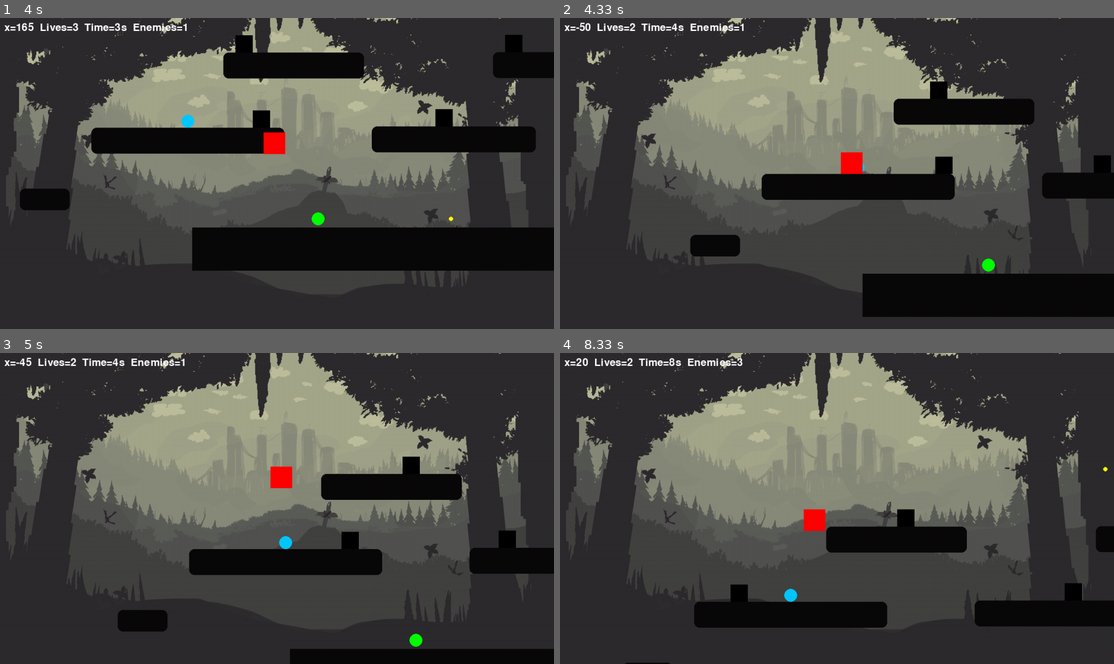
Above: before the commit, frames 1-4 (two rows, left to right).
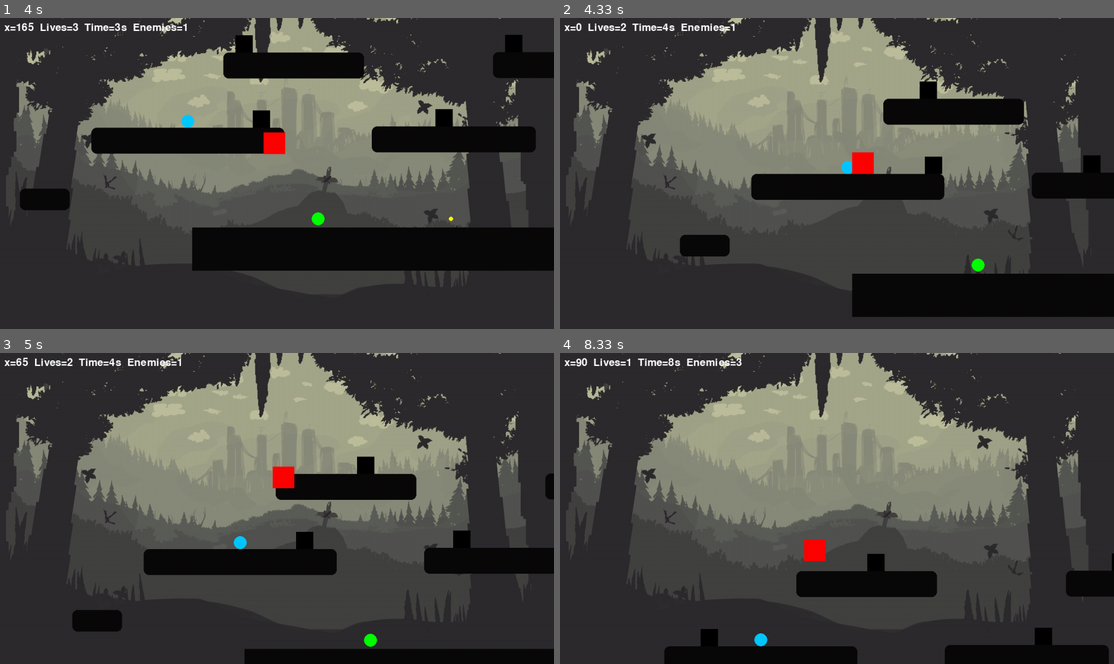
Above: after the commit, the same moments.

Repository: dianaract1311/Pygame-25.2
Game: pygame game, started from jogo_v1.py
The game is run twice, just before and just after one commit, with the same random seed, the same clock (stepped at 60 frames per second) and the same inputs.
Inputs:
- Up to frame 1 (4 s): tap E at 0.33, 1.65, 3.15 s; tap Space at 0.67 s; hold Right 1-1.47 s; hold Right 1.5-1.97 s; hold Left 2-2.53 s; hold Left 2.57-2.97 s; hold Right 3-3.63 s; hold Space from 3.67 s (still down); hold Left from 3.67 s (still down)
- Up to frame 2 (4.33 s): release Space at 4.13 s; release Left at 4.13 s; hold Left from 4.17 s (still down)
- Up to frame 3 (5 s): release Left at 4.63 s; hold Right from 4.67 s (still down); tap Space at 4.73 s
- Up to frame 4 (8.33 s): tap Space at 5.03, 5.23, 5.53, 5.73, 6.03, 6.3, 6.6, 6.73, 7.03, 7.4, 7.7, 7.9, 8.2 s; release Right at 5.13 s; hold Right 5.17-5.63 s; tap E at 5.32, 6.82 s; hold Left 5.67-6.2 s; hold Left 6.23-6.63 s; hold Right 6.67-7.3 s; hold Left 7.33-7.8 s; hold Right 7.83-8.3 s

Frame 1 is identical in both runs. In frame 2, 2.9% of the frame differs, in the area x 2-100%, y 1-97%; in frame 3, 6.8%; in frame 4, 16%, in the area x 2-100%, y 1-100%.

Commit message:
Tempo de jogo + condição para segunda fase

Diff:
--- a/jogo_v1.py
+++ b/jogo_v1.py
@@ -26,7 +26,8 @@
         self._current_look_x = 0.0
         self._look_smooth = 0.12
 
-    def _lerp(self, a, b, t): return a + (b - a) * t
+    def _lerp(self, a, b, t):
+        return a + (b - a) * t
 
     def update(self, player_rect, player_vx):
         target_x = player_rect.centerx - self.w / 2
@@ -79,6 +80,15 @@
             self.vy = 0
             self.on_ground = True
 
+        # ===== Limites do mapa =====
+        MAP_LEFT_LIMIT = 0
+        MAP_RIGHT_LIMIT = 6000
+
+        if self.rect.left < MAP_LEFT_LIMIT:
+            self.rect.left = MAP_LEFT_LIMIT
+        if self.rect.right > MAP_RIGHT_LIMIT:
+            self.rect.right = MAP_RIGHT_LIMIT
+
     def jump_action(self):
         if self.on_ground:
             self.vy = self.jump
@@ -103,7 +113,7 @@
     def draw(self, surface, cam):
         pygame.draw.circle(surface, self.color, (self.rect.centerx - int(cam.x), self.rect.centery - int(cam.y)), 5)
 
-# ===== Inimigos fase 1 =====
+# ===== Inimigos =====
 class Enemy:
     def __init__(self, platform, speed=2):
         self.platform = platform
@@ -246,10 +256,19 @@
         bullets = [b for b in bullets if b.alive]
         enemies = [e for e in enemies if e.alive]
 
+        # ===== Verifica tempo de jogo =====
+        elapsed_seconds = (pygame.time.get_ticks() - start_time) // 1000
+        if elapsed_seconds >= 30:
+            game_over = True
+            if enemies_defeated >= 15:
+                phase_result = "FASE 2 DESBLOQUEADA!"
+            else:
+                phase_result = "GAME OVER - poucos inimigos derrotados."
+
     # ===== Desenho =====
     window.fill((35, 60, 110))
     window.blit(background, (0, 0))
-    pygame.draw.rect(window, ground_color, (0 - int(cam.x), GROUND_Y - int(cam.y), 20000, GROUND_HEIGHT))
+    pygame.draw.rect(window, ground_color, (0 - int(cam.x), GROUND_Y - int(cam.y), 6000, GROUND_HEIGHT))
 
     # Plataformas
     for plat in all_platforms:
@@ -284,6 +303,17 @@
     txt = font.render(f"x={int(player.rect.x)}  Lives={player.lives}  Time={elapsed_seconds}s  Enemies={enemies_defeated}", True, (255,255,255))
     window.blit(txt, (10, 10))
 
+    # ===== Tela final =====
+    if game_over:
+        if 'phase_result' in locals():
+            msg = phase_result
+        else:
+            msg = "GAME OVER"
+        msg_surface = font.render(msg, True, (255, 255, 0))
+        window.blit(msg_surface, (WIDTH // 2 - msg_surface.get_width() // 2, HEIGHT // 2 - 20))
+        pygame.display.update()
+        pygame.time.wait(4000)
+        running = False
 
     pygame.display.update()
     clock.tick(40)
